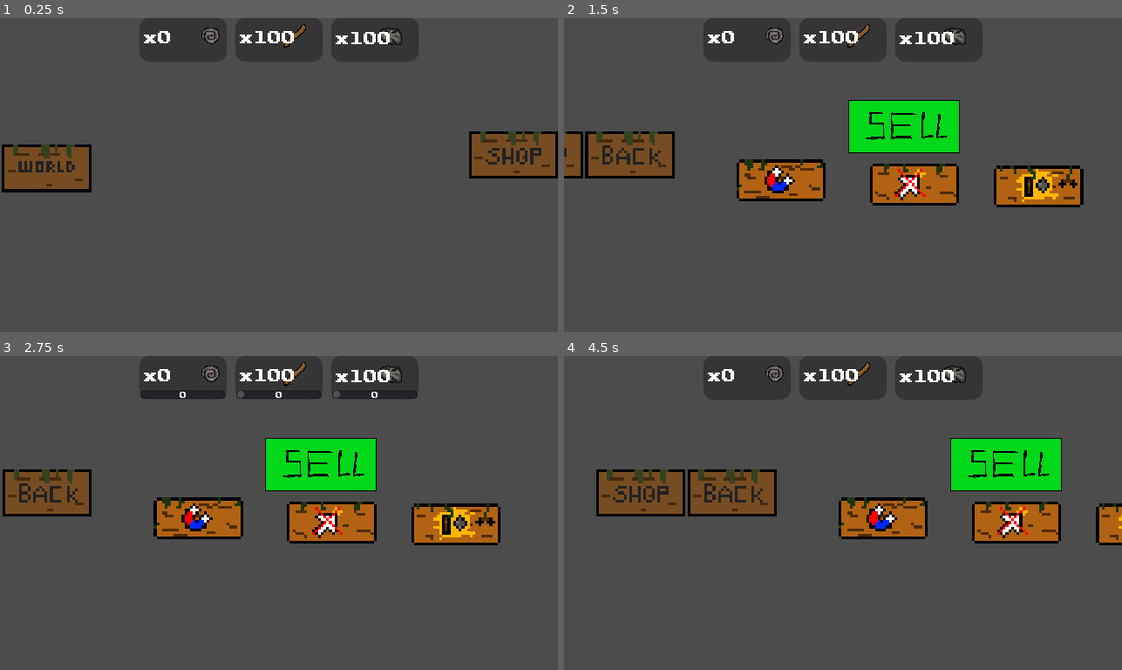
Above: before the commit, frames 1-4 (two rows, left to right).
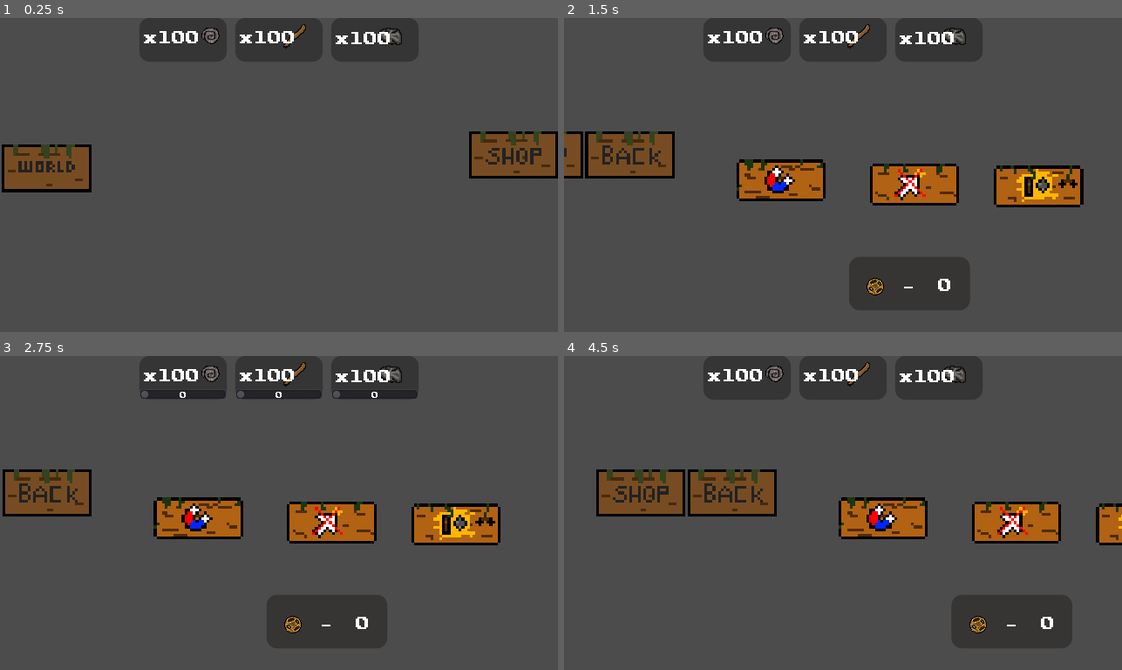
Above: after the commit, the same moments.

Repository: age-of-asparagus/click-godot3
Game: Godot game, scene res://minigames/sticks_and_Stones.tscn
Two runs of this game, one before a commit and one after it. Both use one fixed random seed, a clock stepped at 60 frames per second and the inputs below. This scene is started directly instead of the project's main scene. The engine's default icon, where the game draws it, is replaced by a stand-in: a white triangle on a blue panel in a dark square.
Inputs (mouse positions are in pixels of both pictures, inside the frame that each line leads up to):
- Up to frame 1 (0.25 s): no input
- Up to frame 2 (1.5 s): click (1077, 156) at 0.5 s; click (1055, 184) at 1.25 s
- Up to frame 3 (2.75 s): click (457, 525) at 2 s
- Up to frame 4 (4.5 s): click (764, 519) at 2.75 s; click (887, 465) at 3.52 s; click (608, 494) at 4.25 s

The runs differ from the first frame. In frame 1, 0.2% of the frame differs, in the area x 28-36%, y 4-9%; in frame 2, 3.8%; in frame 3, 3.8%, in the area x 25-68%, y 4-89%; in frame 4, 3.8%.

Commit message:
sell button 3 out of 3

Diff:
--- a/Autoloads/global.gd
+++ b/Autoloads/global.gd
@@ -2,9 +2,14 @@
 
 
 var stick_stone_tokens = 0
-var fossils = 0
+var fossils = 100
 var sticks = 100
 var stones = 100
+
 var Stick_Stones_magnet_size = 1
 var Stick_Stones_spawn_rate = 1
 var Stick_Stones_hover_mode = false
+
+var magnet_upgrade_price = 30
+var spawn_rate_upgrade_price = 10
+var hover_mode_price = 1000
--- a/minigames/sticks_and_Stones.gd
+++ b/minigames/sticks_and_Stones.gd
@@ -21,7 +21,7 @@
 	rng.randomize()
 
 func _physics_process(delta):
-	print(Global.stick_stone_tokens)
+	get_node("Fossil_panel/token_amount").text = String(Global.stick_stone_tokens)
 
 	get_node("CanvasLayer/stone_panel/sell_amount").max_value = Global.stones
 	get_node("CanvasLayer/stone_panel/stone_sell_amount").text = String(get_node("CanvasLayer/stone_panel/sell_amount").value)
@@ -31,6 +31,11 @@
 
 	get_node("CanvasLayer/fossil_panel/sell_amount").max_value = Global.fossils
 	get_node("CanvasLayer/fossil_panel/fossil_sell_amount").text = String(get_node("CanvasLayer/fossil_panel/sell_amount").value)
+
+	if get_node("CanvasLayer/stick_panel/sell_amount").value + get_node("CanvasLayer/fossil_panel/sell_amount").value + get_node("CanvasLayer/stone_panel/sell_amount").value >= 1:
+		get_node("sell_button").visible = true
+	else:
+		get_node("sell_button").visible = false
 
 	if Global.Stick_Stones_magnet_size >= 1.5:
 		$Mouse_area/Magnet_effect.scale = Vector2(Global.Stick_Stones_magnet_size, Global.Stick_Stones_magnet_size)
@@ -93,17 +98,24 @@
 
 
 func _on_Hover_mode_button_down():
-	Global.Stick_Stones_hover_mode = true
+	if Global.stick_stone_tokens >= Global.hover_mode_price and Global.Stick_Stones_hover_mode == false:
+		Global.stick_stone_tokens -= Global.hover_mode_price
+		Global.Stick_Stones_hover_mode = true
 
 
 func _on_Spawn_rate_button_down():
-	if Global.Stick_Stones_spawn_rate >= 0.02:
+	if Global.Stick_Stones_spawn_rate >= 0.02 and Global.stick_stone_tokens >= Global.spawn_rate_upgrade_price:
+		Global.stick_stone_tokens -= Global.spawn_rate_upgrade_price
+		Global.spawn_rate_upgrade_price = round(Global.spawn_rate_upgrade_price * 1.075)
 		Global.Stick_Stones_spawn_rate -= 0.01
 
 
 
 func _on_Magnet_size_button_down():
-	Global.Stick_Stones_magnet_size += .05
+	if Global.stick_stone_tokens >= Global.magnet_upgrade_price:
+		Global.stick_stone_tokens -= Global.magnet_upgrade_price
+		Global.magnet_upgrade_price = round(Global.magnet_upgrade_price * 1.05)
+		Global.Stick_Stones_magnet_size += .05
 
 
 
--- a/minigames/sticks_and_Stones.tscn
+++ b/minigames/sticks_and_Stones.tscn
@@ -14,6 +14,7 @@
 [ext_resource path="res://Assets/magnet.png" type="Texture" id=12]
 [ext_resource path="res://Magnet_effect.tscn" type="PackedScene" id=13]
 [ext_resource path="res://Assets/Sell_button.png" type="Texture" id=14]
+[ext_resource path="res://Assets/stick_stone_token.png" type="Texture" id=15]
 
 [sub_resource type="CircleShape2D" id=6]
 radius = 6.08276
@@ -313,6 +314,16 @@
 
 [sub_resource type="DynamicFont" id=11]
 size = 8
+font_data = ExtResource( 6 )
+
+[sub_resource type="StyleBoxFlat" id=13]
+bg_color = Color( 0.156863, 0.137255, 0.137255, 1 )
+corner_radius_top_left = 12
+corner_radius_top_right = 12
+corner_radius_bottom_right = 12
+corner_radius_bottom_left = 12
+
+[sub_resource type="DynamicFont" id=14]
 font_data = ExtResource( 6 )
 
 [node name="sticks_and_Stones" type="Node2D"]
@@ -584,13 +595,58 @@
 align = 1
 
 [node name="sell_button" type="TextureButton" parent="."]
-margin_left = 945.0
-margin_top = 96.0
-margin_right = 1072.0
-margin_bottom = 155.0
+margin_left = 929.0
+margin_top = 79.0
+margin_right = 1056.0
+margin_bottom = 138.0
 texture_normal = ExtResource( 14 )
 expand = true
 stretch_mode = 3
+
+[node name="Fossil_panel" type="Panel" parent="."]
+self_modulate = Color( 1, 1, 1, 0.572549 )
+margin_left = 946.0
+margin_top = 274.0
+margin_right = 1084.0
+margin_bottom = 335.0
+custom_styles/panel = SubResource( 13 )
+
+[node name="TextureRect" type="TextureRect" parent="Fossil_panel"]
+anchor_top = 0.5
+anchor_bottom = 0.5
+margin_left = 15.0
+margin_top = -14.0
+margin_right = 55.0
+margin_bottom = 26.0
+texture = ExtResource( 15 )
+
+[node name="token_amount" type="Label" parent="Fossil_panel"]
+anchor_left = 1.0
+anchor_top = 0.5
+anchor_right = 1.0
+anchor_bottom = 0.5
+margin_left = -48.0
+margin_top = -8.0
+margin_right = -8.0
+margin_bottom = 8.0
+custom_fonts/font = SubResource( 14 )
+text = "0"
+align = 1
+valign = 1
+
+[node name="-" type="Label" parent="Fossil_panel"]
+anchor_left = 0.5
+anchor_top = 0.5
+anchor_right = 0.5
+anchor_bottom = 0.5
+margin_left = -20.0
+margin_top = -7.0
+margin_right = 20.0
+margin_bottom = 7.0
+custom_fonts/font = ExtResource( 5 )
+text = "-"
+align = 1
+valign = 1
 
 [connection signal="timeout" from="fossil_spawn_timer" to="." method="_on_fossil_spawn_timer_timeout"]
 [connection signal="timeout" from="stick_spawn_timer" to="." method="_on_stick_spawn_timer_timeout"]
Not shown: 1 places in minigames/sticks_and_Stones.tscn that only renumber resources
